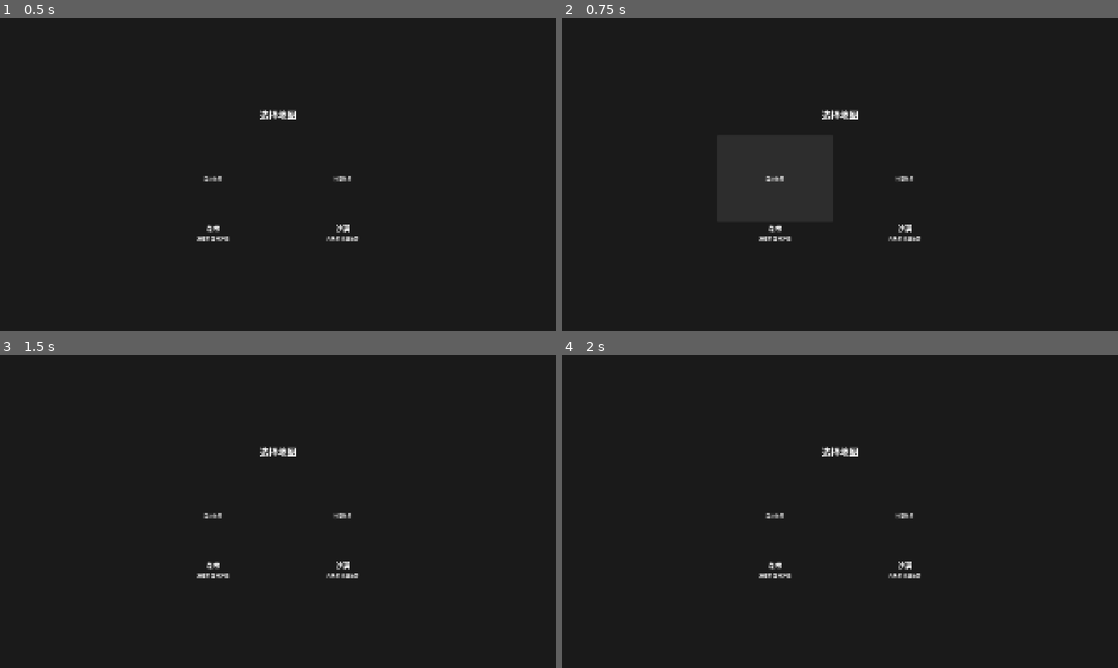
Above: before the commit, frames 1-4 (two rows, left to right).
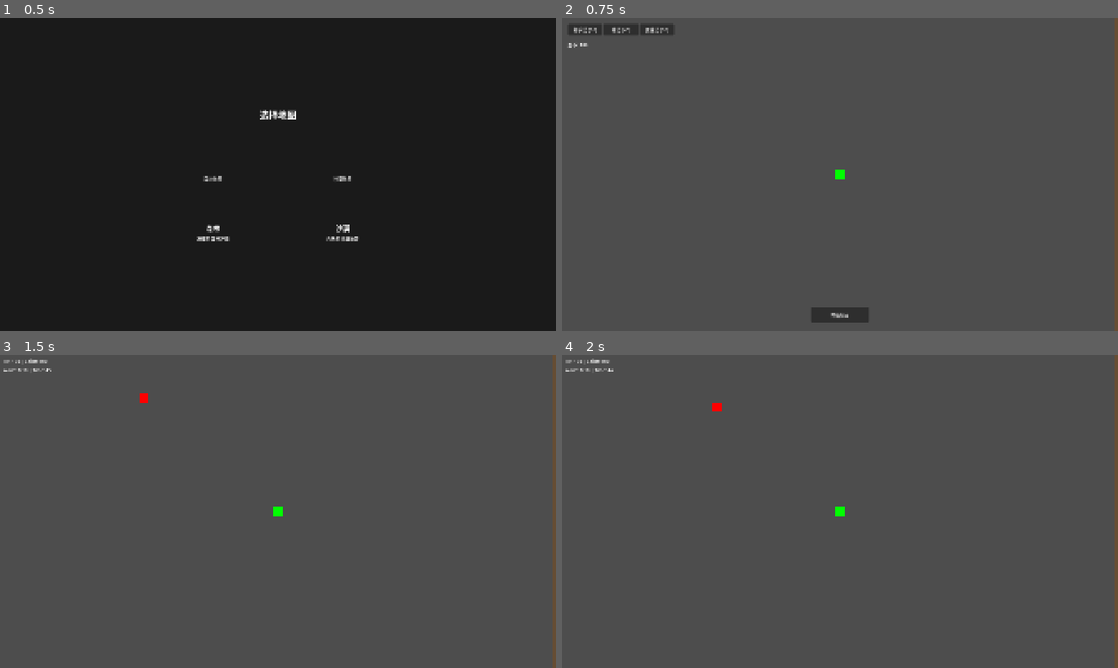
Above: after the commit, the same moments.

Repository: felang/utoland
Game: Godot game, scene res://scenes/ui/map_select.tscn
Same seed, same stepped clock (60 frames per second), same inputs: the game is played once before the commit and once after it. This scene is started directly instead of the project's main scene.
Inputs (mouse positions are in pixels of both pictures, inside the frame that each line leads up to):
- Up to frame 1 (0.5 s): no input
- Up to frame 2 (0.75 s): click "森林地图" at 0.5 s
- Up to frame 3 (1.5 s): click (278, 652) at 1.25 s, where only the run after the commit has a clickable "开始战斗"
- Up to frame 4 (2 s): no input

Frame 1 is identical in both runs. In frame 2, 99% of the frame differs, in the area x 0-100%, y 0-100%; in frame 3, 100%; in frame 4, 100%.

Commit message:
feat: 实现地图选择逻辑

Diff:
--- a/scenes/ui/map_select.tscn
+++ b/scenes/ui/map_select.tscn
@@ -1,6 +1,9 @@
-[gd_scene format=3 uid="uid://c8y7m5n3p4q2r"]
+[gd_scene load_steps=2 format=3 uid="uid://c8y7m5n3p4q2r"]
+
+[ext_resource type="Script" path="res://scripts/map_select.gd" id="1_a1b2c"]
 
 [node name="MapSelect" type="Control"]
+script = ExtResource("1_a1b2c")
 layout_mode = 3
 anchors_preset = 15
 anchor_right = 1.0
--- /dev/null
+++ b/scripts/map_select.gd
@@ -0,0 +1,28 @@
+extends Control
+
+@onready var forest_button: Button = $VBoxContainer/MapCardsContainer/ForestCard/ForestButton
+@onready var desert_button: Button = $VBoxContainer/MapCardsContainer/DesertCard/DesertButton
+
+func _ready() -> void:
+	# 连接按钮信号
+	forest_button.pressed.connect(_on_map_selected.bind("forest"))
+	desert_button.pressed.connect(_on_map_selected.bind("desert"))
+
+	# 验证地图配置
+	if not GameConfig.MAPS.has("forest") or not GameConfig.MAPS.has("desert"):
+		push_error("地图配置缺失")
+
+func _on_map_selected(map_id: String) -> void:
+	# 验证地图 ID
+	if not GameConfig.MAPS.has(map_id):
+		push_error("未知地图: " + map_id)
+		return
+
+	# 保存选择
+	GameData.selected_map = map_id
+	print("选择地图: ", GameConfig.MAPS[map_id]["name"])
+
+	# 跳转到塔布置场景
+	var err := get_tree().change_scene_to_file("res://scenes/placement.tscn")
+	if err != OK:
+		push_error("场景切换失败: " + str(err))
